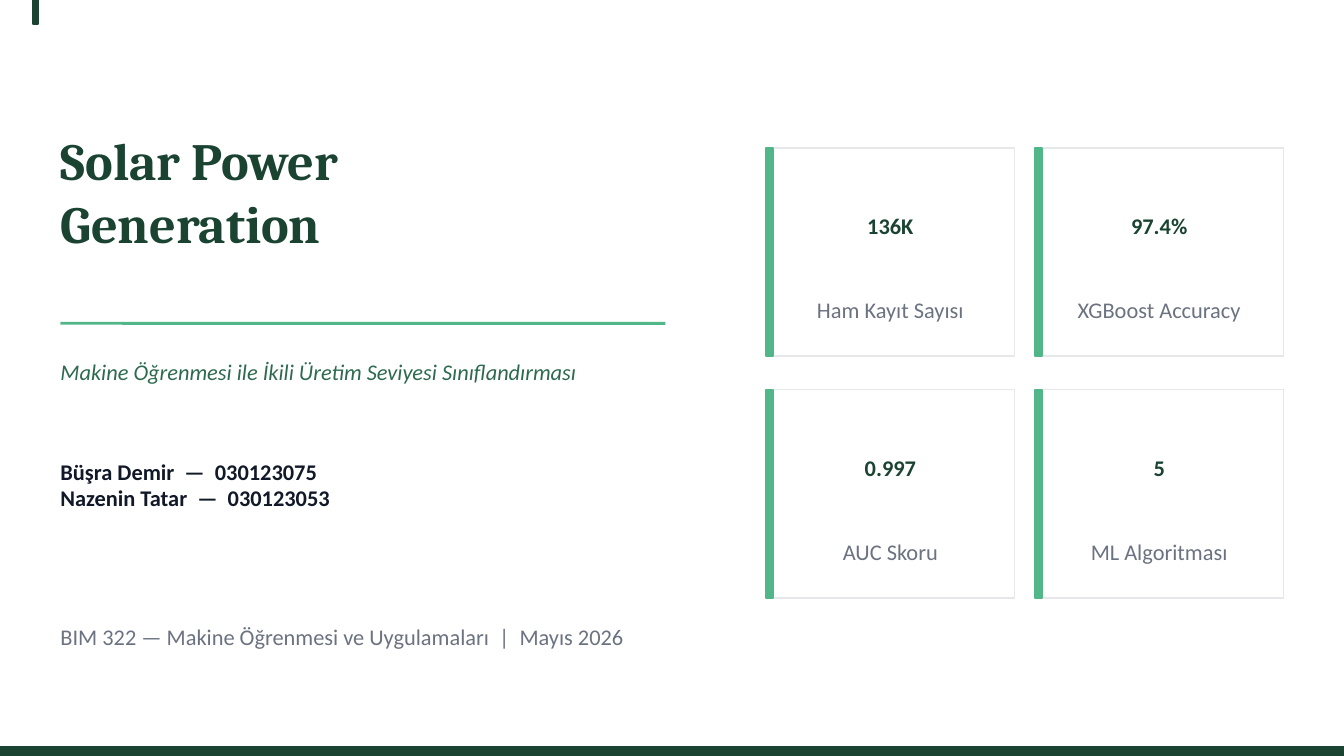
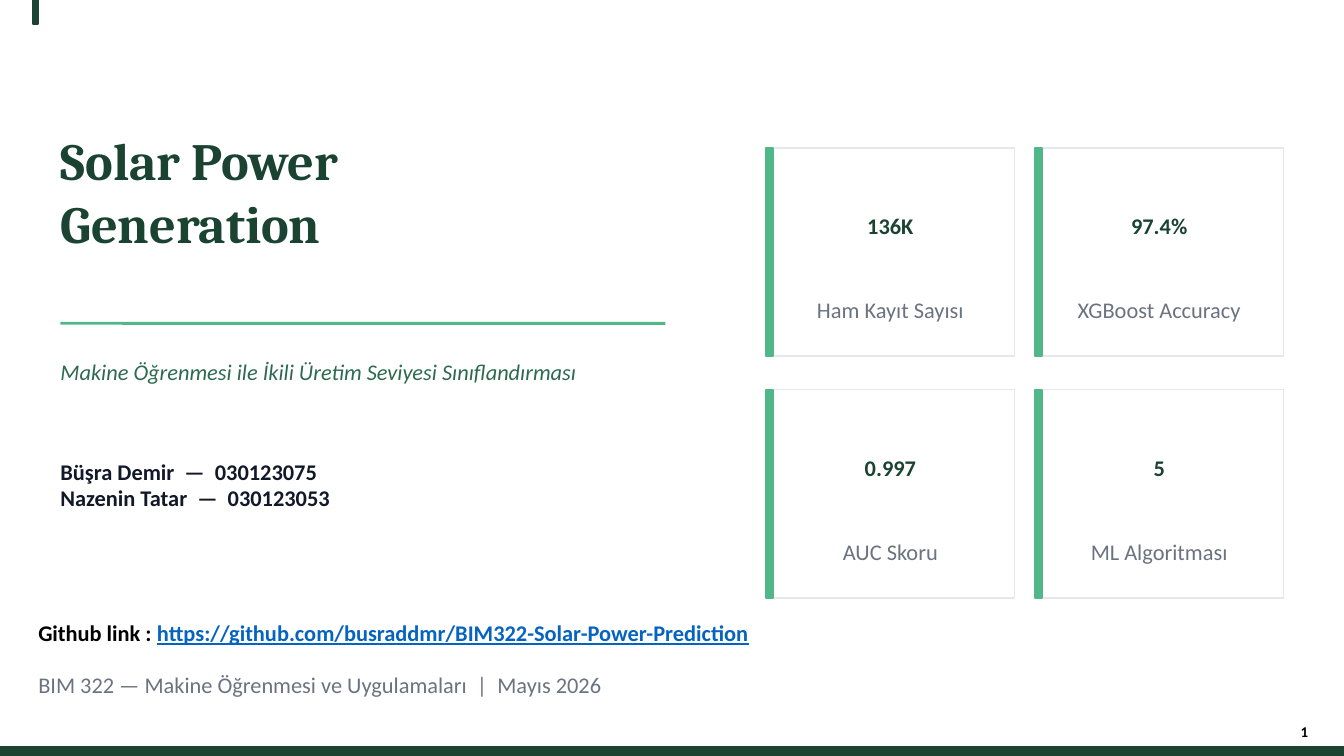
Before and after one commit to busraddmr/BIM322-Solar-Power-Prediction, a slide deck: slide 1 of sunum/BusraDemir_NazeninTatar_BIM322_Sunum.pptx. Drawn at 1344x756 pixels with LibreOffice and Linux fonts; fonts in the diff are those of the drawing. Boxes give left, top, right and bottom in pixels: in the first picture for what was removed or moved away, otherwise in the second. Text is boxed around its words. In the diff, an @@ line names an element or a change of style, - is before the commit and + after.

Commit message:
Sunum dosyasını güncelle: BusraDemir_NazeninTatar_BIM322_Sunum.pptx

```diff
--- a/sunum/BusraDemir_NazeninTatar_BIM322_Sunum.pptx
+++ b/sunum/BusraDemir_NazeninTatar_BIM322_Sunum.pptx
@@ text added at [38, 625, 748, 645], 12 pt, text #0563C1, bold, underline @@
+Github link : https://github.com/busraddmr/BIM322-Solar-Power-Prediction
@@ text "BIM 322 — Makine Öğrenmesi ...": place and size @@
-text "BIM 322 — Makine Öğrenmesi ..." at [60, 627, 623, 649]
+text "BIM 322 — Makine Öğrenmesi ..." at [38, 675, 601, 697]
@@ text added at [1301, 727, 1309, 737], 8 pt, text #000000, bold @@
+1
```
Also in this commit, not shown: 17 other slides changed, 5 slides added, 1 slide removed.
